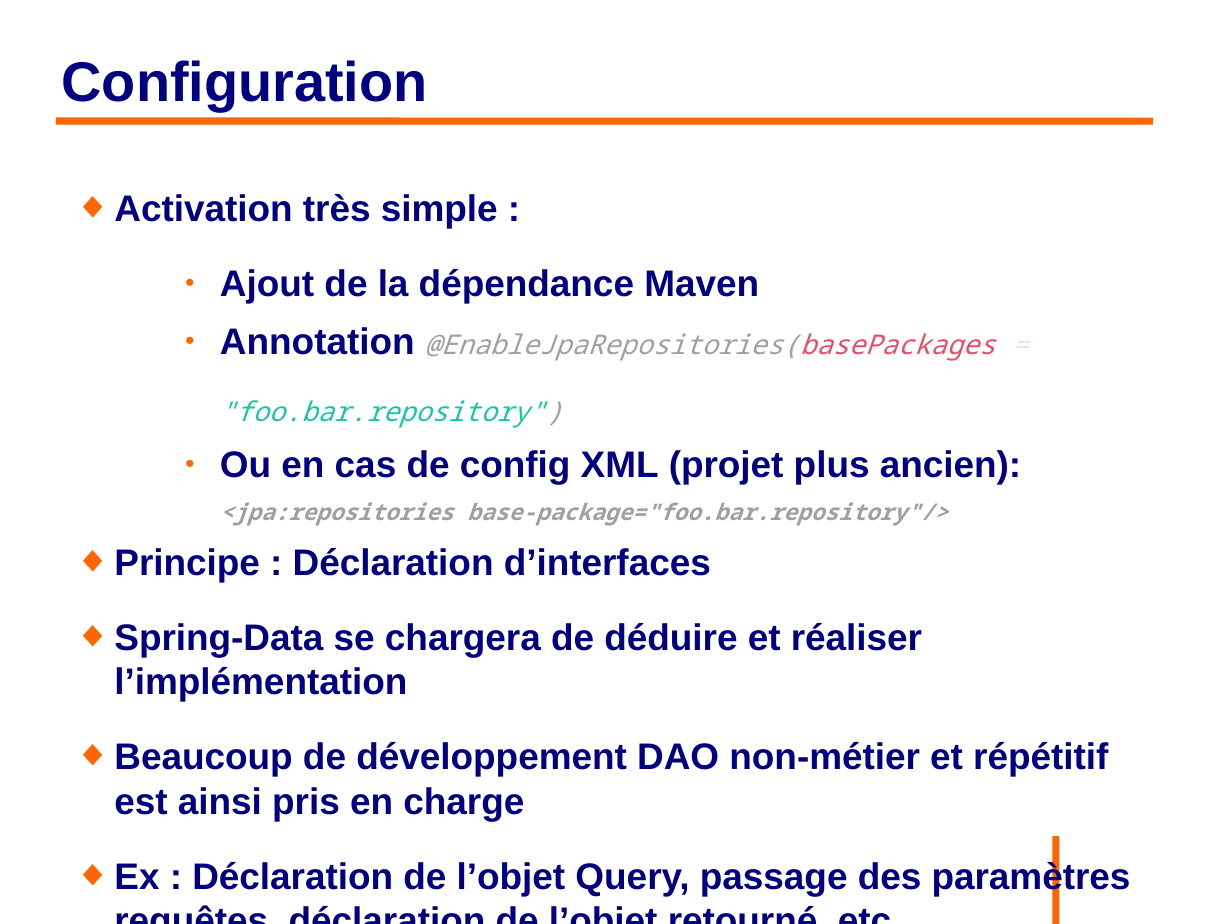
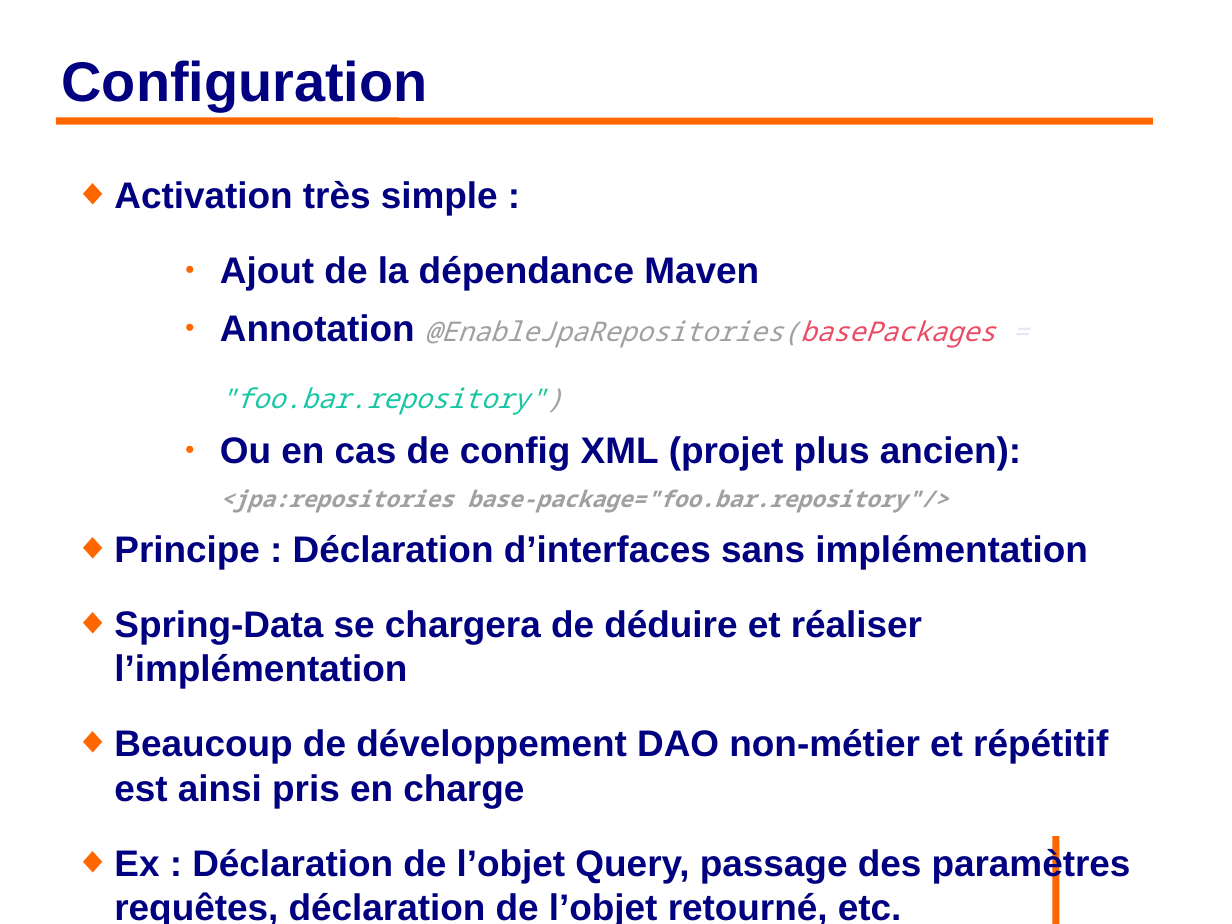
Before and after one commit to philphils/formation-hibernate-avancee, a slide deck: slide 27 of Documentation/diapo_formation_hibernate_avancee.odp. Drawn at 1232x924 pixels with LibreOffice and Linux fonts; fonts in the diff are those of the drawing; background and template pictures are left out. Boxes give left, top, right and bottom in pixels: in the first picture for what was removed or moved away, otherwise in the second. Text is boxed around its words. In the diff, an @@ line names an element or a change of style, - is before the commit and + after.

Commit message:
Fin de la partie diapo Spring-Data, reste le TP

```diff
--- a/Documentation/diapo_formation_hibernate_avancee.odp
+++ b/Documentation/diapo_formation_hibernate_avancee.odp
@@ text "Activation très simple :" moved from (x1=114, y1=194, x2=1131, y2=896) to (x1=114, y1=181, x2=1131, y2=924) @@
@@ text at (x1=114, y1=535, x2=1088, y2=569): text changed @@
-◆ Principe : Déclaration d’interfaces
+◆ Principe : Déclaration d’interfaces sans implémentation
```
